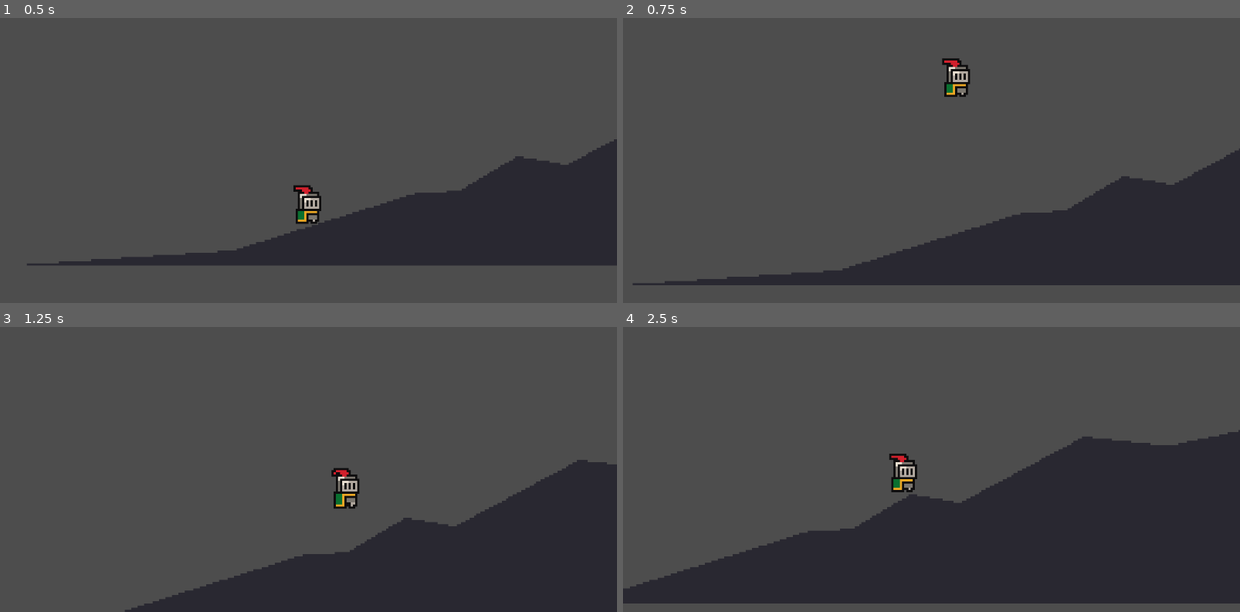
Above: before the commit, frames 1-4 (two rows, left to right).
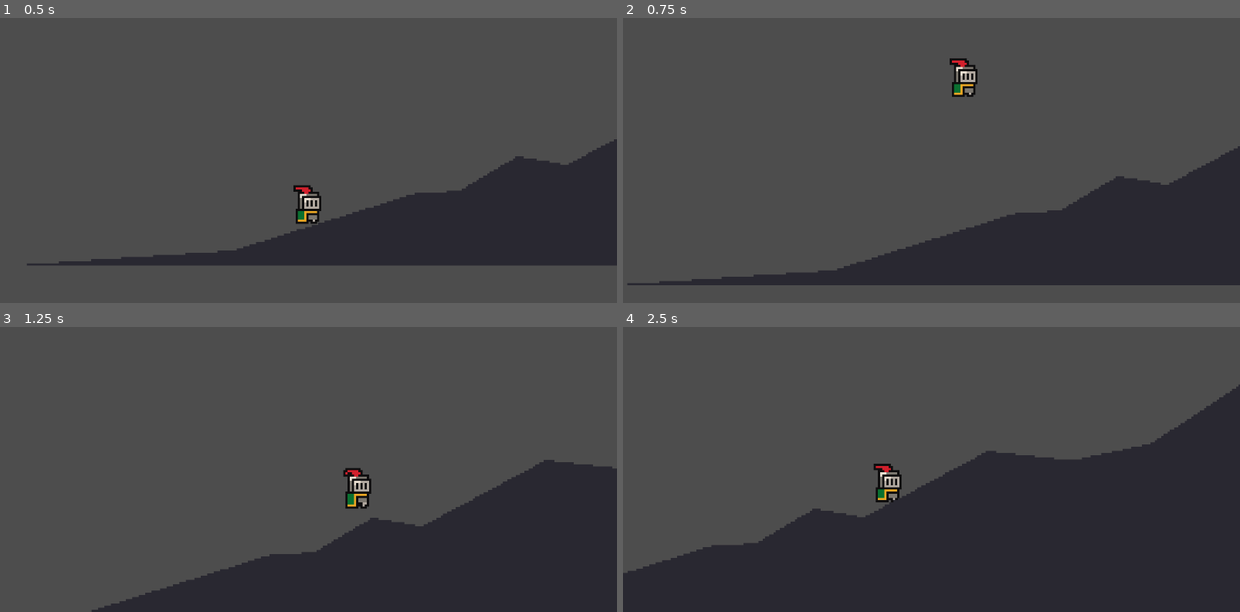
Above: after the commit, the same moments.

Repository: Peter-Pyshnyy/sisyphus
Game: Godot game, scene res://main.tscn
Two runs of this game, one before a commit and one after it. Both use one fixed random seed, a clock stepped at 60 frames per second and the inputs below.
Inputs:
- Up to frame 1 (0.5 s): no input
- Up to frame 2 (0.75 s): tap Enter (ui_accept) at 0.5 s; hold Right (ui_right) from 0.53 s (still down)
- Up to frame 3 (1.25 s): keep holding Right (ui_right); tap Enter (ui_accept) at 0.77 s
- Up to frame 4 (2.5 s): tap Enter (ui_accept) at 1.52 s; release Right (ui_right) at 2.03 s; hold Left (ui_left) from 2.03 s (still down)

Frame 1 is identical in both runs. In frame 2, 0.9% of the frame differs, in the area x 0-100%, y 14-94%; in frame 3, 3.7%; in frame 4, 9.4%, in the area x 0-100%, y 20-100%.

Commit message:
speed fix

Diff:
--- a/scripts/player.gd
+++ b/scripts/player.gd
@@ -1,38 +1,25 @@
 extends CharacterBody2D
 
-const BASE_SPEED = 100.0  # base speed on flat surface
+
+const SPEED = 130.0
 const JUMP_VELOCITY = -400.0
 
+
 func _physics_process(delta: float) -> void:
-	# Add gravity
+	# Add the gravity.
 	if not is_on_floor():
 		velocity += get_gravity() * delta
 
-	# Jump
+	# Handle jump.
 	if Input.is_action_just_pressed("ui_accept") and is_on_floor():
 		velocity.y = JUMP_VELOCITY
 
-	# Get input (left/right)
+	# Get the input direction and handle the movement/deceleration.
+	# As good practice, you should replace UI actions with custom gameplay actions.
 	var direction := Input.get_axis("ui_left", "ui_right")
-	var move_speed = BASE_SPEED
-
-	# Adjust speed smoothly depending on slope
-	if is_on_floor():
-		var collision = get_last_slide_collision()
-		if collision:
-			var normal = collision.get_normal()
-			# Slope angle in degrees (0 = flat, 90 = vertical)
-			var slope_angle = rad_to_deg(acos(normal.dot(Vector2.UP)))
-
-			# Smooth speed adjustment:
-			# flat road: slower, steep slope: slowest, moderate slope: normal
-			var slope_factor = clamp(1.0 - slope_angle / 90.0, 0.2, 0.8)
-			move_speed *= slope_factor
-
-	# Movement
 	if direction:
-		velocity.x = direction * move_speed
+		velocity.x = direction * SPEED
 	else:
-		velocity.x = move_toward(velocity.x, 0, BASE_SPEED)
+		velocity.x = move_toward(velocity.x, 0, SPEED)
 
 	move_and_slide()
